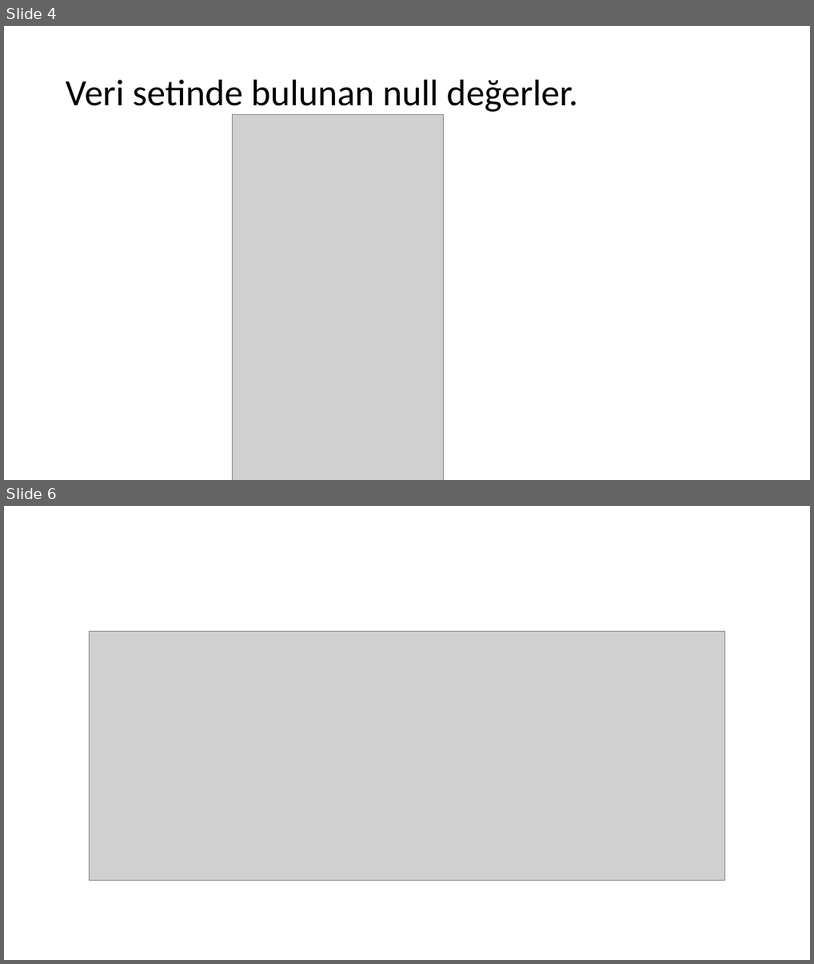
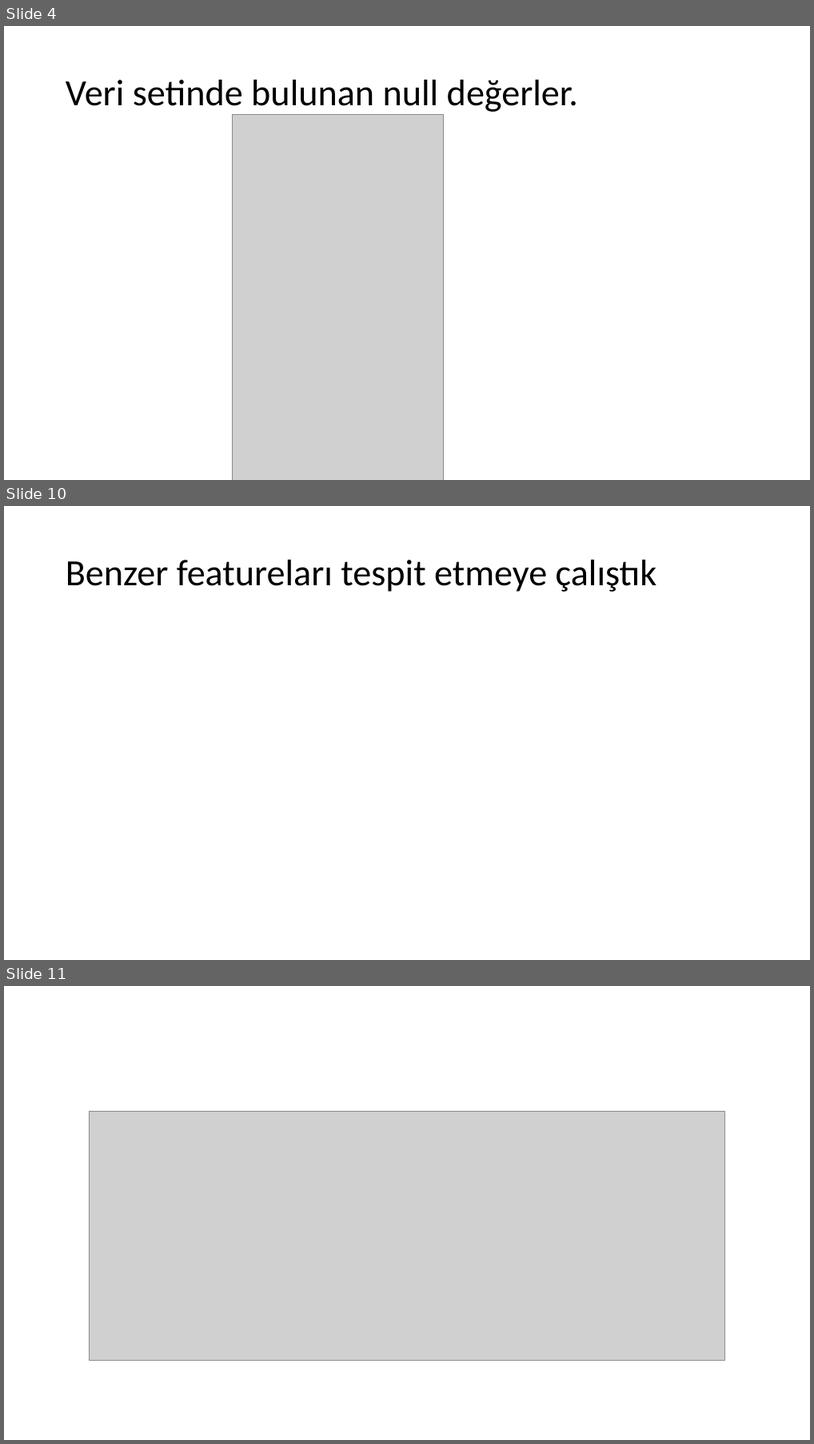
Before and after one commit to ayberkuslu/MLProject, a slide deck: FeatureSelection.pptx. Shown one above the other, each under a label of ours: slides 4 and 6 before the commit, slides 4, 10 and 11 after it; the slides between them are not shown. The pictures are 814x964 and 814x1444 pixels, drawn with LibreOffice and Linux fonts; fonts in the diff are those of the drawing; grey boxes stand for pictures. Boxes give left, top, right and bottom in pixels: in the first picture for what was removed or moved away, otherwise in the second. Text is boxed around its words. In the diff, an @@ line names an element or a change of style, - is before the commit and + after.

```diff
--- a/FeatureSelection.pptx
+++ b/FeatureSelection.pptx
@@ slide 10 added at (4,506,810,960), background #FFFFFF @@
@@ title added at (66,560,658,592), 44 pt, text #000000 @@
+Benzer featureları tespit etmeye çalıştık
@@ what was slide 6 is now slide 11 @@
```
Also in this commit, not shown: 5 slides changed, 11 other slides added, 3 slides removed.
